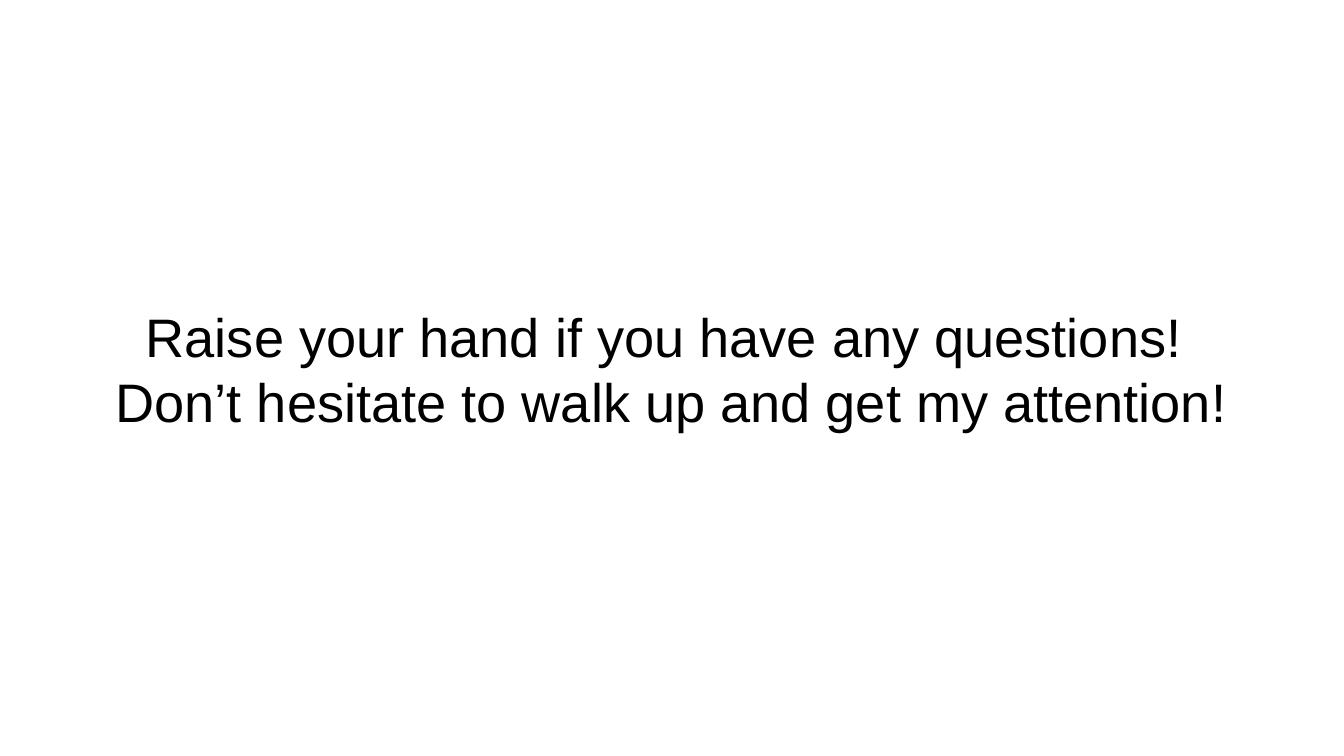
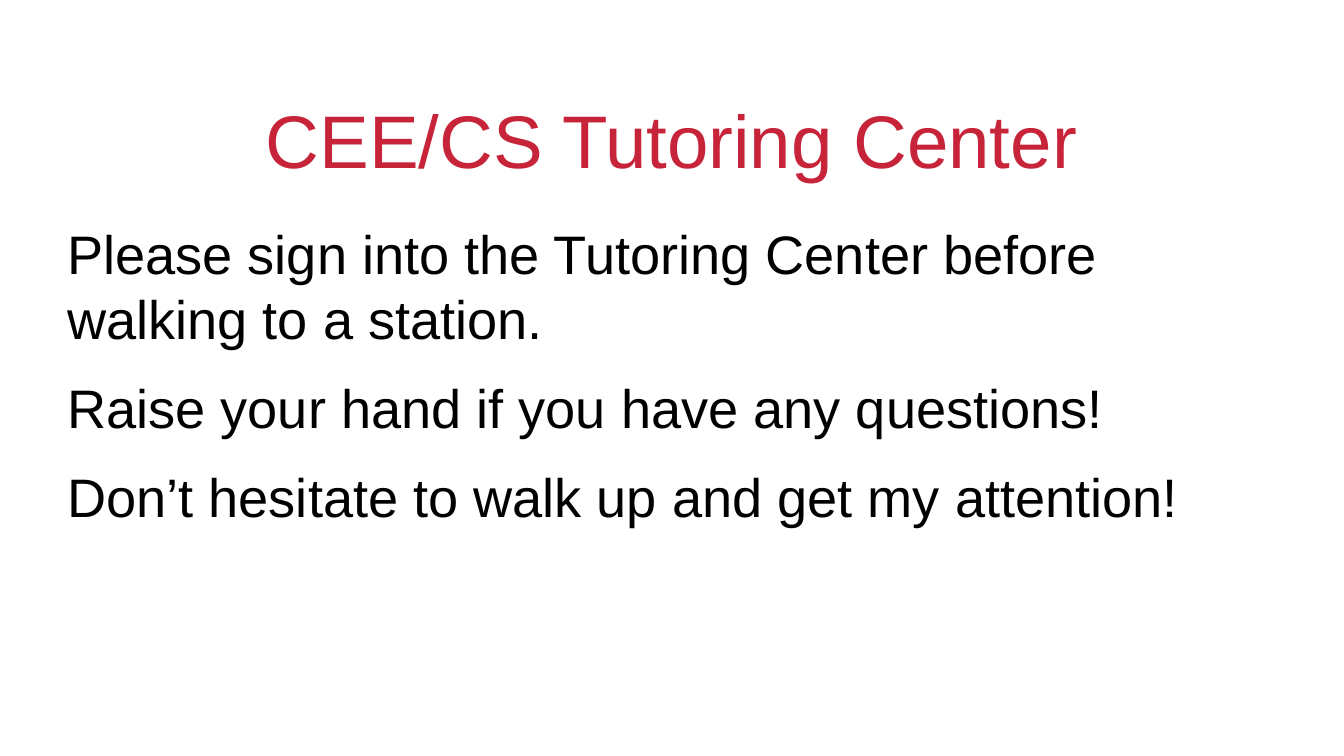
Before and after one commit to FernandoH-G/Pi-TC, a slide deck: slide 2 of ODP/fh.odp (slide 4 before the commit). Drawn at 1344x756 pixels with LibreOffice and Linux fonts; fonts in the diff are those of the drawing; background and template pictures are left out. Boxes give left, top, right and bottom in pixels: in the first picture for what was removed or moved away, otherwise in the second. Text is boxed around its words. In the diff, an @@ line names an element or a change of style, - is before the commit and + after.

```diff
--- a/ODP/fh.odp
+++ b/ODP/fh.odp
@@ title added at [266, 114, 1076, 182], 44 pt, text #C7243A @@
+CEE/CS Tutoring Center
@@ text at [67, 234, 1097, 349]: paragraph added @@
+Please sign into the Tutoring Center before walking to a station.
@@ text "Please sign into the Tutoring ...": place and size @@
-text "Please sign into the Tutoring ..." at [116, 317, 1226, 431]
+text "Please sign into the Tutoring ..." at [67, 234, 1178, 527]
@@ text "Please sign into the Tutoring ..." at [67, 234, 1178, 527]: vertical alignment middle to top @@
@@ text at [67, 388, 1178, 527]: alignment centre to left; more space between paragraphs @@
```
Also in this commit, not shown: 1 slide added, 3 slides removed, 4 other files.
